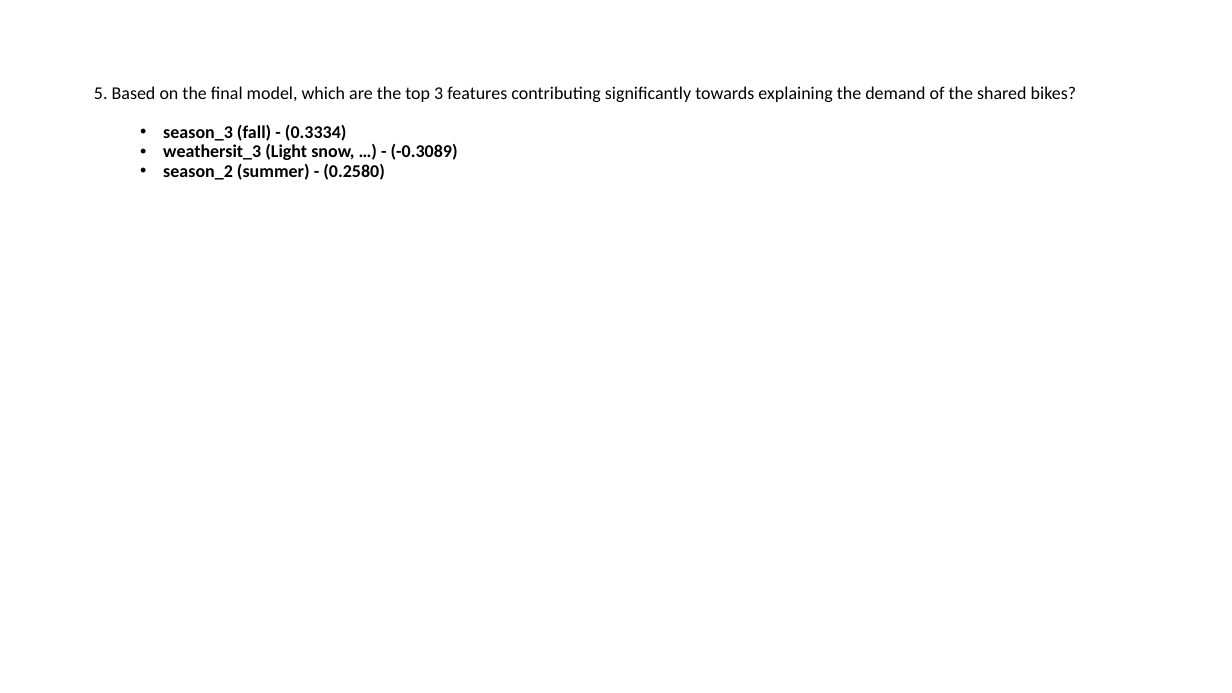
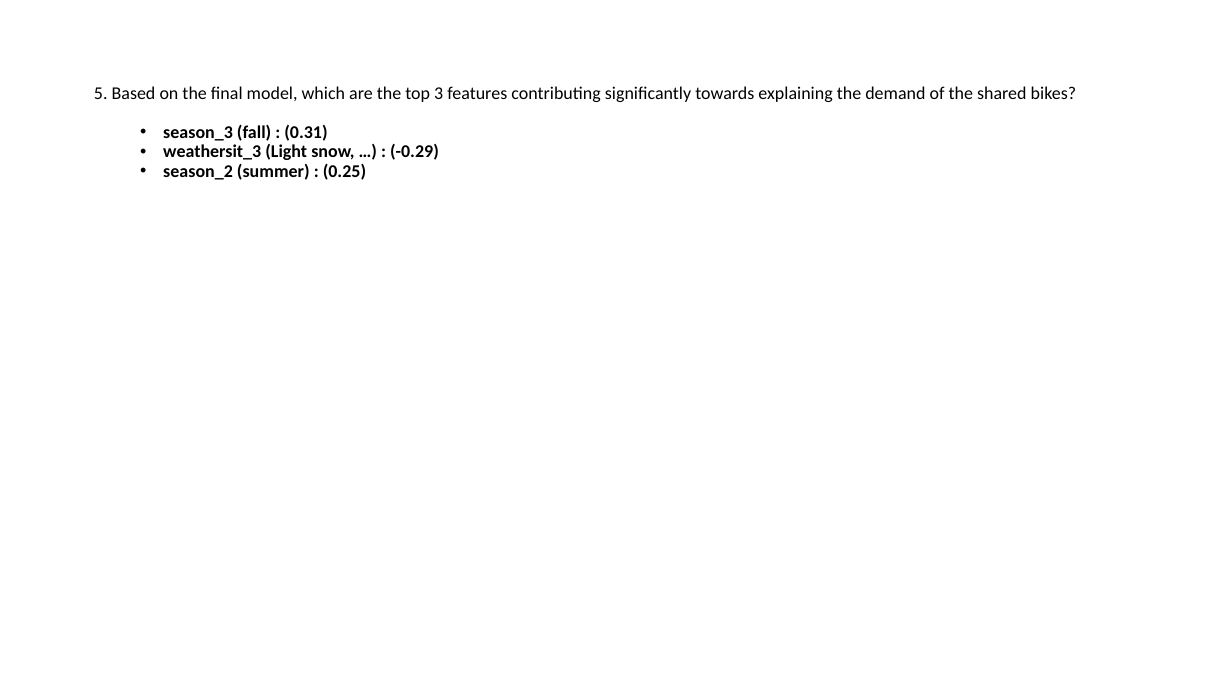
Before and after one commit to krishnajiraoh/upGrad_linear_regression_assignment, a slide deck: slide 5 of Subjective Questions.pptx. Drawn at 1232x693 pixels with LibreOffice and Linux fonts; fonts in the diff are those of the drawing. Boxes give left, top, right and bottom in pixels: in the first picture for what was removed or moved away, otherwise in the second. Text is boxed around its words. In the diff, an @@ line names an element or a change of style, - is before the commit and + after.

```diff
--- a/Subjective Questions.pptx
+++ b/Subjective Questions.pptx
@@ text at box(163, 125, 439, 180): text changed @@
-  • season_3 (fall) - (0.3334)
-  • weathersit_3 (Light snow, …) - (-0.3089)
-  • season_2 (summer) - (0.2580)
+  • season_3 (fall) : (0.31)
+  • weathersit_3 (Light snow, …) : (-0.29)
+  • season_2 (summer) : (0.25)
```
Also in this commit, not shown: 5 other slides changed, 2 other files.
